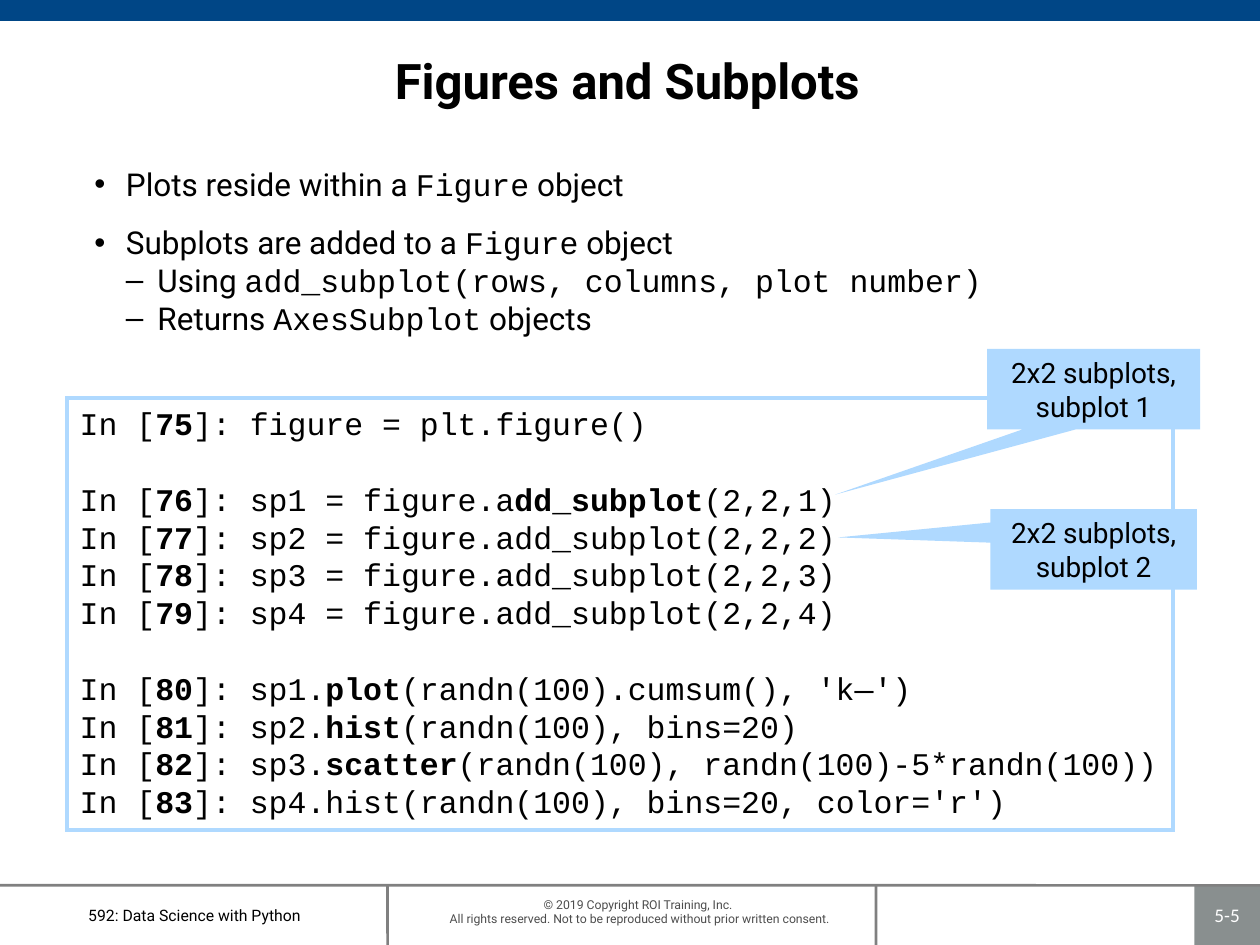
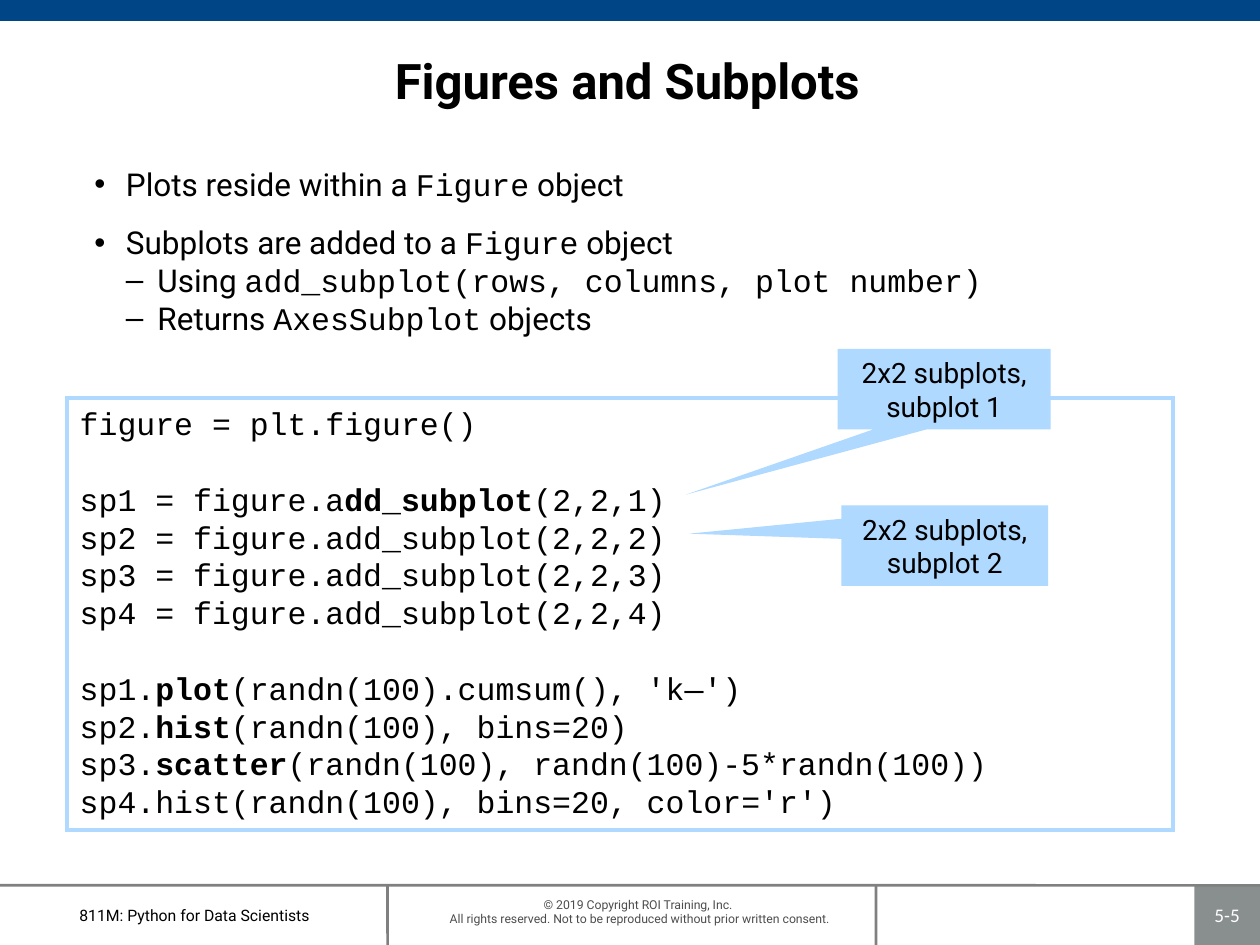
Before and after one commit to roitraining/PythonML, a slide deck: slide 5 of 811M-Ch05_PlottingAndVisualization.pptx. Drawn at 1260x945 pixels with LibreOffice and Linux fonts; fonts in the diff are those of the drawing; background and template pictures are left out. Boxes give left, top, right and bottom in pixels: in the first picture for what was removed or moved away, otherwise in the second. Text is boxed around its words. In the diff, an @@ line names an element or a change of style, - is before the commit and + after.

Commit message:
0.0.10

```diff
--- a/811M-Ch05_PlottingAndVisualization.pptx
+++ b/811M-Ch05_PlottingAndVisualization.pptx
@@ speech box "2x2 subplots, subplot 1": place and size @@
-speech box "2x2 subplots, subplot 1" at [987, 349, 1200, 430]
+speech box "2x2 subplots, subplot 1" at [838, 349, 1051, 430]
@@ text in rectangle at [80, 412, 987, 820]: text changed @@
-In [75]: figure = plt.figure()
-In [76]: sp1 = figure.add_subplot(2,2,1)
-In [77]: sp2 = figure.add_subplot(2,2,2)
-In [78]: sp3 = figure.add_subplot(2,2,3)
-In [79]: sp4 = figure.add_subplot(2,2,4)
-In [80]: sp1.plot(randn(100).cumsum(), 'k—')
-In [81]: sp2.hist(randn(100), bins=20)
-In [82]: sp3.scatter(randn(100), randn(100)-5*randn(100))
-In [83]: sp4.hist(randn(100), bins=20, color='r')
+figure = plt.figure()
+sp1 = figure.add_subplot(2,2,1)
+sp2 = figure.add_subplot(2,2,2)
+sp3 = figure.add_subplot(2,2,3)
+sp4 = figure.add_subplot(2,2,4)
+sp1.plot(randn(100).cumsum(), 'k—')
+sp2.hist(randn(100), bins=20)
+sp3.scatter(randn(100), randn(100)-5*randn(100))
+sp4.hist(randn(100), bins=20, color='r')
@@ speech box "2x2 subplots, subplot 2": place and size @@
-speech box "2x2 subplots, subplot 2" at [990, 509, 1197, 590]
+speech box "2x2 subplots, subplot 2" at [842, 505, 1048, 586]
@@ text at [79, 909, 310, 925]: text changed @@
-592: Data Science with Python
+811M: Python for Data Scientists
```
Also in this commit, not shown: 27 other slides changed.
